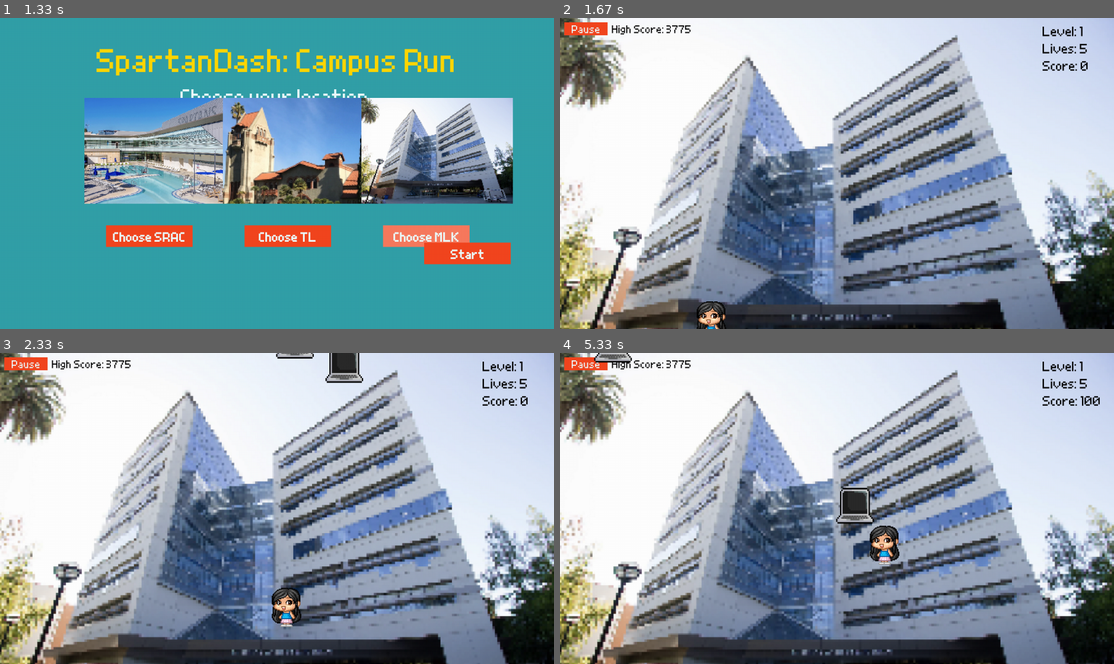
Above: before the commit, frames 1-4 (two rows, left to right).
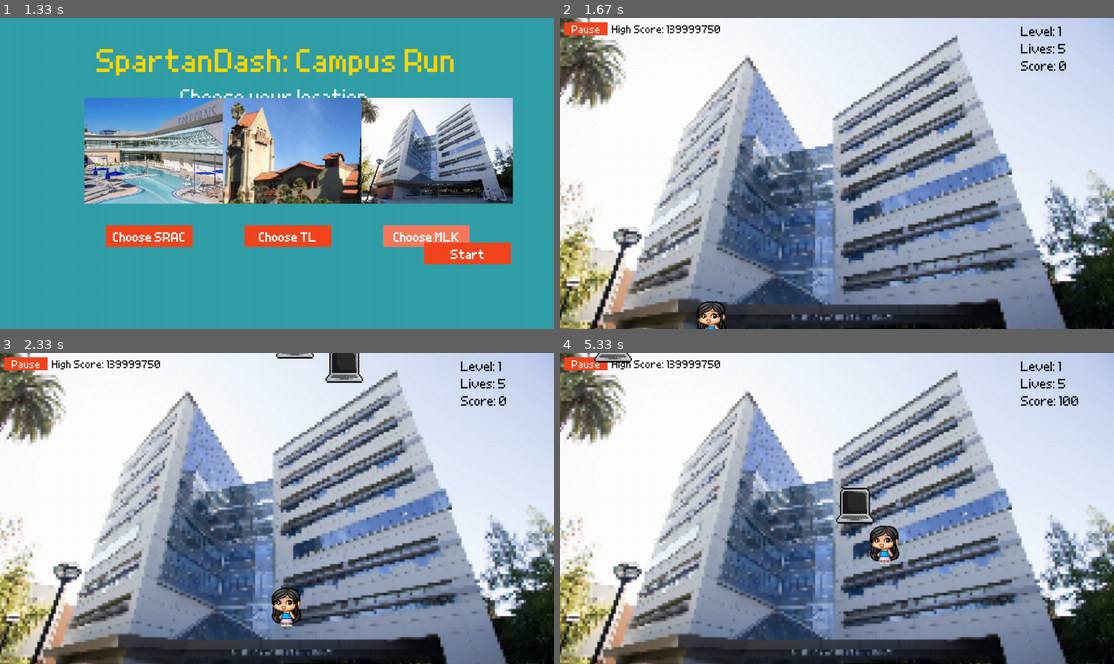
Above: after the commit, the same moments.

Repository: anusrichavali/CS122_PyGame
Game: pygame game, started from main.py
The game is run twice, just before and just after one commit, with the same random seed, the same clock (stepped at 60 frames per second) and the same inputs.
Inputs (mouse positions are in pixels of both pictures, inside the frame that each line leads up to):
- Up to frame 1 (1.33 s): click (426, 235) at 0.38 s; click (465, 254) at 0.72 s; click (437, 235) at 1.05 s
- Up to frame 2 (1.67 s): click (1036, 254) at 1.38 s
- Up to frame 3 (2.33 s): hold Right 1.67-2.13 s; hold Up from 2.17 s (still down)
- Up to frame 4 (5.33 s): release Up at 2.47 s; hold Right 2.5-2.97 s; hold Left 3-3.53 s; hold Down 3.57-3.87 s; hold Left 3.9-4.3 s; hold Up 4.33-4.7 s; hold Right from 4.73 s (still down)

Frame 1 is identical in both runs. In frame 2, 0.7% of the frame differs, in the area x 19-96%, y 2-17%; in frame 3, 0.7%; in frame 4, 0.8%, in the area x 19-98%, y 2-17%.

Commit message:
fix scoreboard position

Diff:
--- a/saved_states/high_score.txt
+++ b/saved_states/high_score.txt
@@ -1 +1 @@
-3775
+139999750
--- a/saved_states/selected_character.txt
+++ b/saved_states/selected_character.txt
@@ -1 +1 @@
-Neha
+Erica
--- a/saved_states/selected_location.txt
+++ b/saved_states/selected_location.txt
@@ -1 +1 @@
-SRAC
+MLK
--- a/spartandash.py
+++ b/spartandash.py
@@ -269,9 +269,9 @@
     lives_text = font.render(f"Lives: {player.lives}", True, "black")
     score_text = font.render(f"Score: {score}", True, "black")
     high_score_text = smaller_font.render(f"High Score: {high_score}", True, "black")
-    screen.blit(levels_text, (screen_info.current_w - 165, 10))
-    screen.blit(lives_text, (screen_info.current_w - 165, 50))
-    screen.blit(score_text, (screen_info.current_w - 165, 90))
+    screen.blit(levels_text, (screen_info.current_w - 215, 10))
+    screen.blit(lives_text, (screen_info.current_w - 215, 50))
+    screen.blit(score_text, (screen_info.current_w - 215, 90))
     screen.blit(high_score_text, (120, 10))
 
     #display pause/resume button on top left corner
